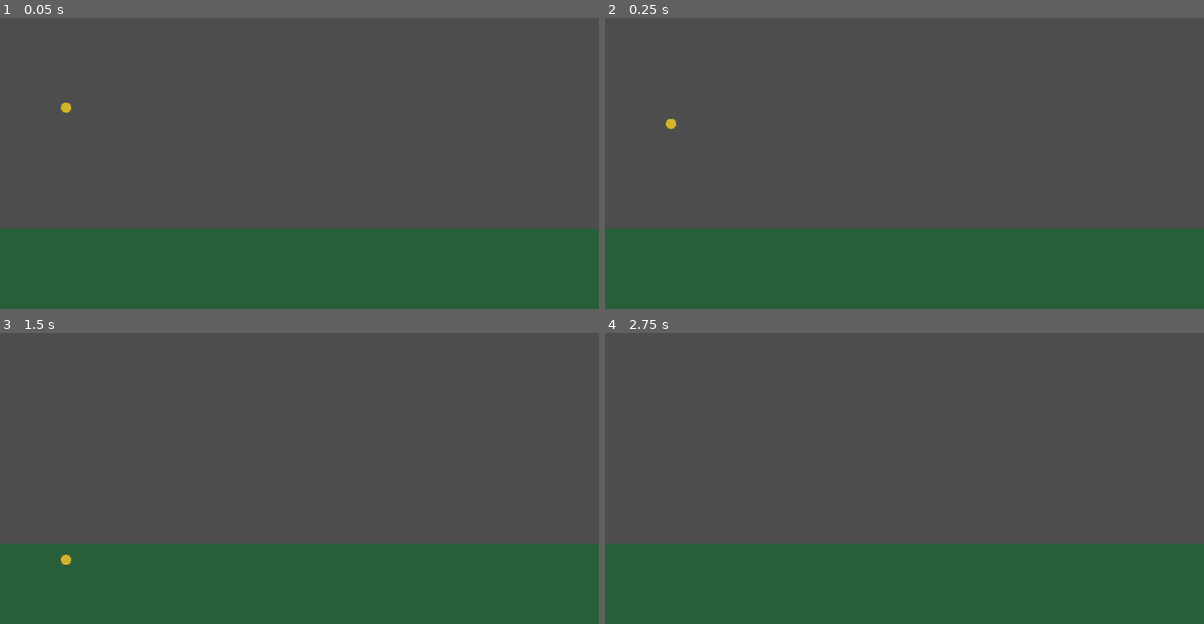
Above: before the commit, frames 1-4 (two rows, left to right).
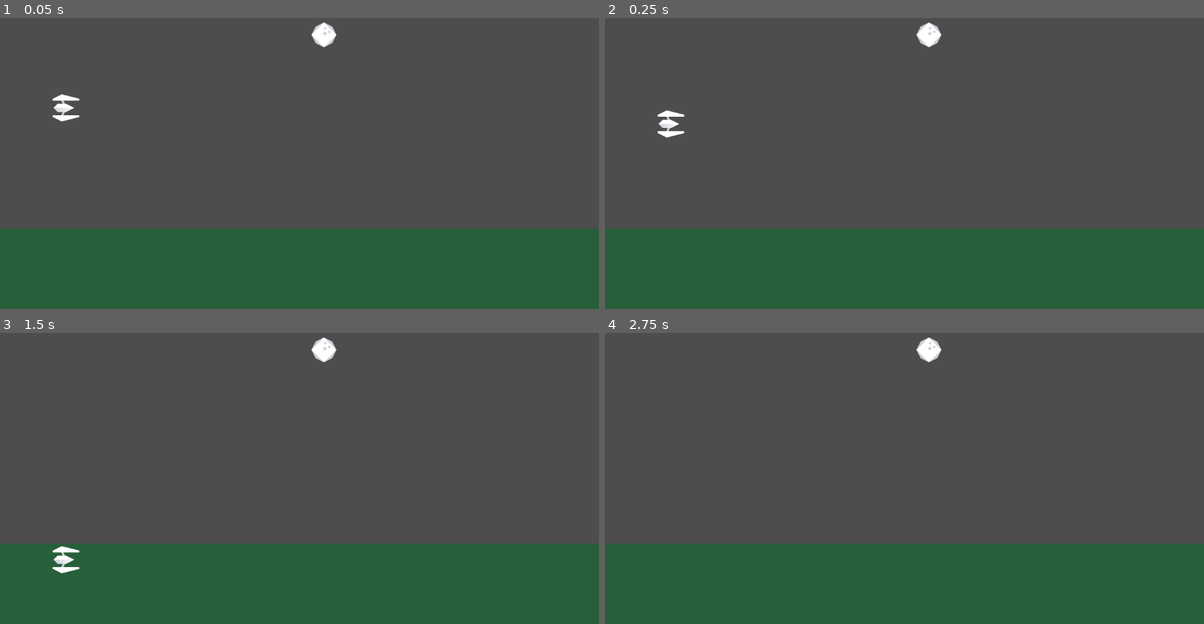
Above: after the commit, the same moments.

Repository: AidanNowa/GameDev_The_Challenge
Game: Godot game, scene res://scenes/world.tscn
Two runs of this game, one before a commit and one after it. Both use one fixed random seed, a clock stepped at 60 frames per second and the inputs below.
Inputs:
- Up to frame 1 (0.05 s): no input
- Up to frame 2 (0.25 s): no input
- Up to frame 3 (1.5 s): hold Right (ui_right) from 0.53 s (still down); tap Space (jump) at 0.77 s
- Up to frame 4 (2.75 s): tap Space (jump) at 1.52 s; release Right (ui_right) at 2.03 s; hold Left (ui_left) from 2.03 s (still down)

The runs differ from the first frame. In frame 1, 0.5% of the frame differs, in the area x 8-57%, y 1-36%; in frame 2, 0.5%; in frame 3, 0.5%, in the area x 8-57%, y 1-83%; in frame 4, 0.2%.

Commit message:
tilesheet and obstacle

Diff:
--- a/FlappyBird/project.godot
+++ b/FlappyBird/project.godot
@@ -25,5 +25,6 @@
 
 [rendering]
 
+textures/canvas_textures/default_texture_filter=0
 renderer/rendering_method="gl_compatibility"
 renderer/rendering_method.mobile="gl_compatibility"
--- /dev/null
+++ b/FlappyBird/scenes/obstacle.tscn
@@ -0,0 +1,29 @@
+[gd_scene load_steps=5 format=3 uid="uid://yua1dshcid7x"]
+
+[ext_resource type="Texture2D" uid="uid://c6nhubxe4ssea" path="res://assets/simpleSpace_tilesheet.png" id="1_1kupp"]
+
+[sub_resource type="CircleShape2D" id="CircleShape2D_yeq1l"]
+radius = 21.0238
+
+[sub_resource type="AtlasTexture" id="AtlasTexture_hi6a3"]
+atlas = ExtResource("1_1kupp")
+region = Rect2(0, 256, 64, 64)
+
+[sub_resource type="SpriteFrames" id="SpriteFrames_pj16c"]
+animations = [{
+"frames": [{
+"duration": 1.0,
+"texture": SubResource("AtlasTexture_hi6a3")
+}],
+"loop": true,
+"name": &"default",
+"speed": 5.0
+}]
+
+[node name="Pipe" type="Area2D"]
+
+[node name="CollisionShape2D" type="CollisionShape2D" parent="."]
+shape = SubResource("CircleShape2D_yeq1l")
+
+[node name="AnimatedSprite2D" type="AnimatedSprite2D" parent="."]
+sprite_frames = SubResource("SpriteFrames_pj16c")
--- a/FlappyBird/scenes/player.tscn
+++ b/FlappyBird/scenes/player.tscn
@@ -1,26 +1,32 @@
 [gd_scene load_steps=5 format=3 uid="uid://ctx8bb2cgoi7d"]
 
 [ext_resource type="Script" path="res://scenes/player.gd" id="1_2k72r"]
+[ext_resource type="Texture2D" uid="uid://c6nhubxe4ssea" path="res://assets/simpleSpace_tilesheet.png" id="2_xysyl"]
 
-[sub_resource type="CircleShape2D" id="CircleShape2D_s2jvr"]
-radius = 10.0499
+[sub_resource type="AtlasTexture" id="AtlasTexture_a1x7u"]
+atlas = ExtResource("2_xysyl")
+region = Rect2(192, 128, 64, 64)
 
-[sub_resource type="Gradient" id="Gradient_njgwm"]
-offsets = PackedFloat32Array(0.668831, 0.675325, 0.818182)
-colors = PackedColorArray(0.824516, 0.707074, 0.174804, 1, 0, 0, 0, 1, 0.97, 0.97, 1, 0)
-
-[sub_resource type="GradientTexture2D" id="GradientTexture2D_amckl"]
-gradient = SubResource("Gradient_njgwm")
-fill = 1
-fill_from = Vector2(0.5, 0.5)
+[sub_resource type="SpriteFrames" id="SpriteFrames_ktw6w"]
+animations = [{
+"frames": [{
+"duration": 1.0,
+"texture": SubResource("AtlasTexture_a1x7u")
+}],
+"loop": true,
+"name": &"default",
+"speed": 5.0
+}]
 
 [node name="Player" type="CharacterBody2D"]
 script = ExtResource("1_2k72r")
 metadata/_edit_group_ = true
 
-[node name="CollisionShape2D" type="CollisionShape2D" parent="."]
-shape = SubResource("CircleShape2D_s2jvr")
+[node name="CollisionShape2D" type="CollisionPolygon2D" parent="."]
+rotation = 1.5708
+polygon = PackedVector2Array(-18, -25, -26, 8, -18, 26, 17, 26, 26, 9, 18, -25)
 
-[node name="Sprite2D" type="Sprite2D" parent="."]
-scale = Vector2(0.333, 0.333)
-texture = SubResource("GradientTexture2D_amckl")
+[node name="Sprite2D" type="AnimatedSprite2D" parent="."]
+texture_filter = 1
+rotation = 1.5708
+sprite_frames = SubResource("SpriteFrames_ktw6w")
--- a/FlappyBird/scenes/world.tscn
+++ b/FlappyBird/scenes/world.tscn
@@ -1,6 +1,7 @@
-[gd_scene load_steps=3 format=3 uid="uid://cr7thehd8bwu4"]
+[gd_scene load_steps=4 format=3 uid="uid://cr7thehd8bwu4"]
 
 [ext_resource type="PackedScene" uid="uid://ctx8bb2cgoi7d" path="res://scenes/player.tscn" id="1_jhujo"]
+[ext_resource type="PackedScene" uid="uid://yua1dshcid7x" path="res://scenes/obstacle.tscn" id="2_uabyl"]
 
 [sub_resource type="RectangleShape2D" id="RectangleShape2D_a1eto"]
 size = Vector2(1179, 160)
@@ -33,3 +34,6 @@
 
 [node name="Player" parent="." instance=ExtResource("1_jhujo")]
 position = Vector2(127, 258)
+
+[node name="Pipe" parent="." instance=ExtResource("2_uabyl")]
+position = Vector2(623, 119)
Binary file added: FlappyBird/assets/simpleSpace_sheet.png
Not shown, added: FlappyBird/assets/simpleSpace_sheet.png.import
Binary file added: FlappyBird/assets/simpleSpace_tilesheet.png
Not shown, added: FlappyBird/assets/simpleSpace_tilesheet.png.import
